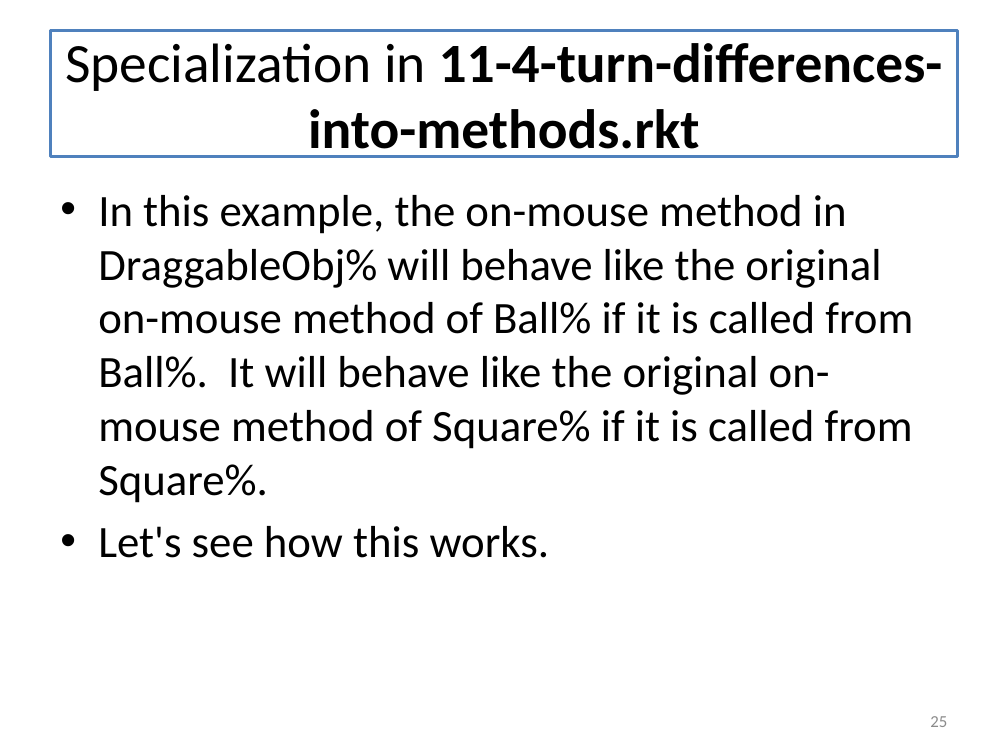
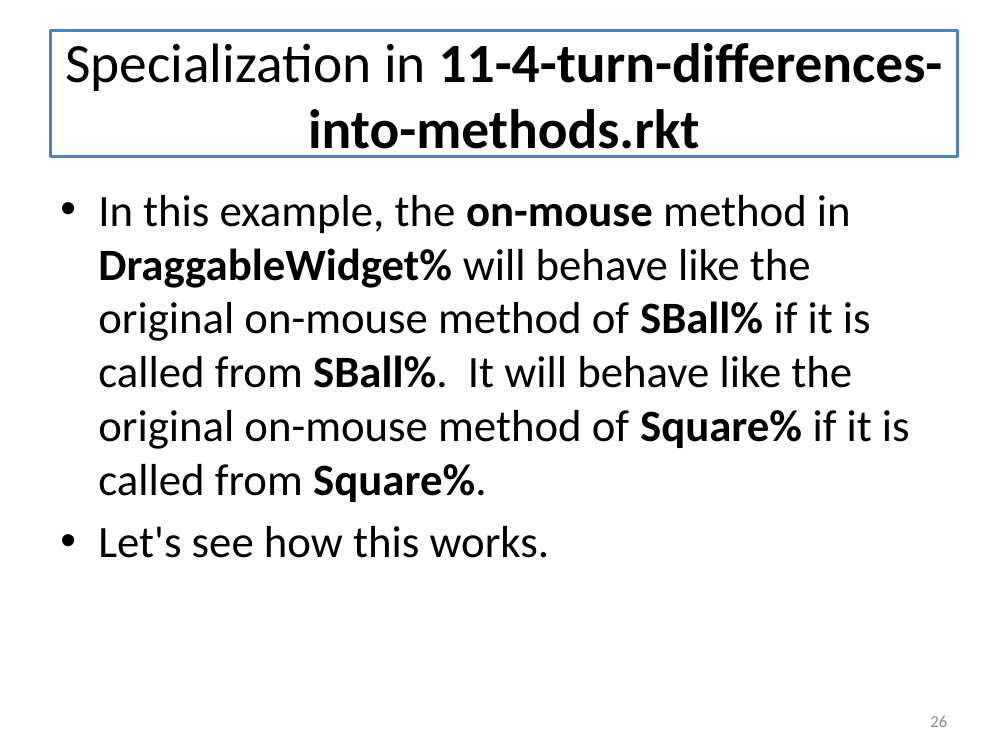
Before and after one commit to mwand/cs5010f16, a slide deck: slide 26 of Slides/Lesson 11.2 Using Inheritance to Share Implementations.pptx (slide 25 before the commit). Drawn at 1008x756 pixels with LibreOffice and Linux fonts; fonts in the diff are those of the drawing. Boxes give left, top, right and bottom in pixels: in the first picture for what was removed or moved away, otherwise in the second. Text is boxed around its words. In the diff, an @@ line names an element or a change of style, - is before the commit and + after.

```diff
--- a/Slides/Lesson 11.2 Using Inheritance to Share Implementations.pptx
+++ b/Slides/Lesson 11.2 Using Inheritance to Share Implementations.pptx
@@ text at [98,195,910,502]: text changed @@
-• In this example, the on-mouse method in DraggableObj% will behave like the original on-mouse method of Ball% if it is called from Ball%. It will behave like the original on-mouse method of Square% if it is called from Square%.
+• In this example, the on-mouse method in DraggableWidget% will behave like the original on-mouse method of SBall% if it is called from SBall%. It will behave like the original on-mouse method of Square% if it is called from Square%.
@@ page number at [930,716,947,727]: text changed @@
-25
+26
```
Also in this commit, not shown: 20 other slides changed, 1 slide added, 14 other files.
